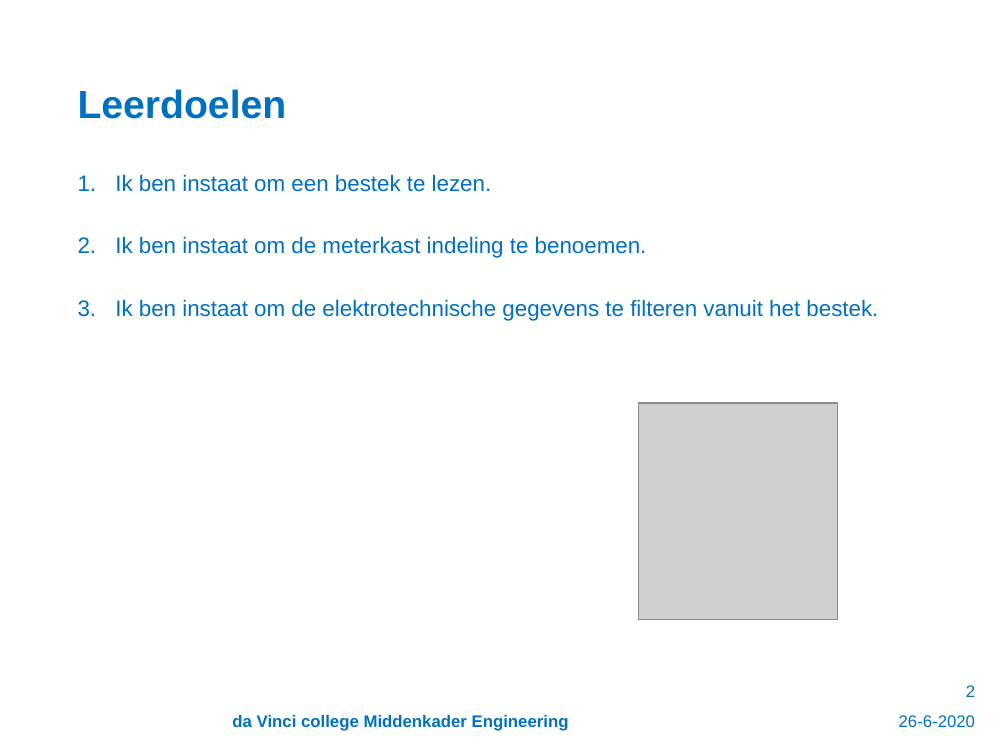
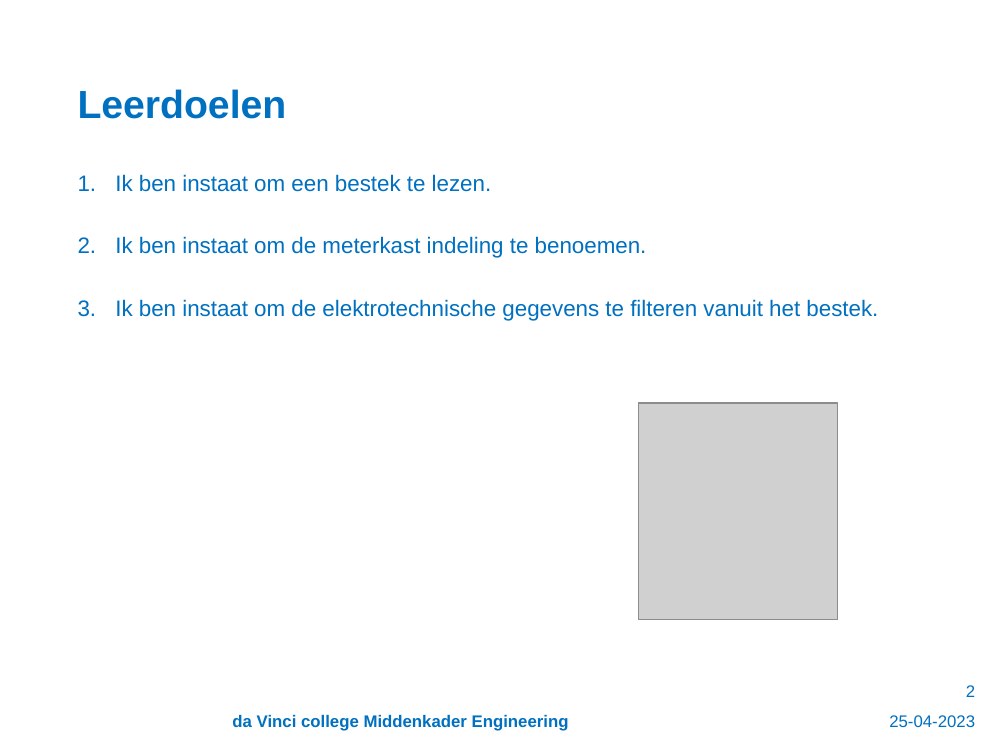
Before and after one commit to ArjanKam/Onderwijs, a slide deck: slide 2 of L02P04 - Ontwerpen SE - Huisinstallatie/Lesmateriaal/H1.1-1.2 Bestek en indeling meterkast.pptx. Drawn at 1008x756 pixels with LibreOffice and Linux fonts; fonts in the diff are those of the drawing; grey boxes stand for pictures; background and template pictures are left out. Boxes give left, top, right and bottom in pixels: in the first picture for what was removed or moved away, otherwise in the second. Text is boxed around its words. In the diff, an @@ line names an element or a change of style, - is before the commit and + after.

```diff
--- a/L02P04 - Ontwerpen SE - Huisinstallatie/Lesmateriaal/H1.1-1.2 Bestek en indeling meterkast.pptx
+++ b/L02P04 - Ontwerpen SE - Huisinstallatie/Lesmateriaal/H1.1-1.2 Bestek en indeling meterkast.pptx
@@ text at <box>889,715,975,727</box>: text changed @@
-26-6-2020
+25-04-2023
```
Also in this commit, not shown: 14 other slides changed, 2 other files.
